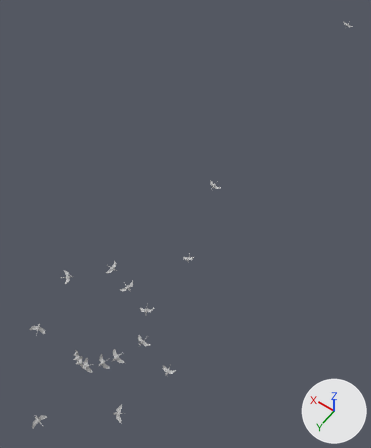
Two versions of the FBX model src/assets/points.fbx, one commit apart.
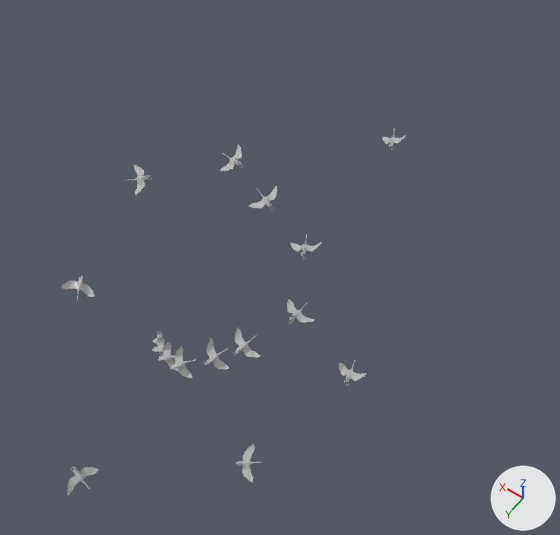
The first picture shows the older version from a 50 mm camera at (-3.47, 1.82, 7.9) aimed at (0.16, -3.26, -0.08). The close-ups show both versions on the part from 0% to 72% of the width and 43% to 100% of the height of that picture; other places that the commit changed are outside them. The lights are fixed; the arrows at lower right show +X, +Y and +Z. Where no turn or scale is listed for an object, it has been applied to the vertices.

The scene before the commit, as lines of its bpy script (objects in view):
```python
ob_flypoint_006 = bpy.data.objects.new('flyPoint_006', me_mesh_006)
ob_flypoint_006.location = (-0.84, -0.68, 0.31)
ob_flypoint_006.rotation_euler = (1.674, -0.0168, -0.0753)  # degrees (96, -1, -4.3)
ob_flypoint_006.scale = (0.01, 0.01, 0.01)
ob_flypoint_007 = bpy.data.objects.new('flyPoint_007', me_mesh_007)
ob_flypoint_007.location = (-0.54, -1.16, 0.3)
ob_flypoint_007.rotation_euler = (1.655, 0.296, 0.485)  # degrees (95, 17, 28)
ob_flypoint_007.scale = (0.01, 0.01, 0.01)
ob_flypoint_010 = bpy.data.objects.new('flyPoint_010', me_mesh_010)
ob_flypoint_010.location = (0.91, -0.84, 0.4)
ob_flypoint_010.rotation_euler = (1.681, 0.113, 2.381)  # degrees (96, 6.5, 136)
ob_flypoint_010.scale = (0.01, 0.01, 0.01)
ob_flypoint_012 = bpy.data.objects.new('flyPoint_012', me_mesh_012)
ob_flypoint_012.location = (-0.26, 1.12, 0.04)
ob_flypoint_012.rotation_euler = (2.108, 0.253, -1.631)  # degrees (121, 14, -93)
ob_flypoint_012.scale = (0.01, 0.01, 0.01)
ob_flypoint_013 = bpy.data.objects.new('flyPoint_013', me_mesh_013)
ob_flypoint_013.location = (-1.05, 0.28, -0.37)
ob_flypoint_013.rotation_euler = (1.578, -0.21, -0.909)  # degrees (90, -12, -52)
ob_flypoint_013.scale = (0.01, 0.01, 0.01)
ob_flypoint_014 = bpy.data.objects.new('flyPoint_014', me_mesh_014)
ob_flypoint_014.location = (-1.31, -0.7, -0.25)
ob_flypoint_015 = bpy.data.objects.new('flyPoint_015', me_mesh_015)
ob_flypoint_015.location = (-0.37, -2.62, -0.08)
ob_flypoint_016 = bpy.data.objects.new('flyPoint_016', me_mesh_016)
ob_flypoint_016.location = (0.18, -4.29, 0.09)
ob_flypoint_016.rotation_euler = (1.376, -0.168, -0.00552)  # degrees (79, -9.6, -0.3)
ob_flypoint_016.scale = (0.01, 0.01, 0.01)
```
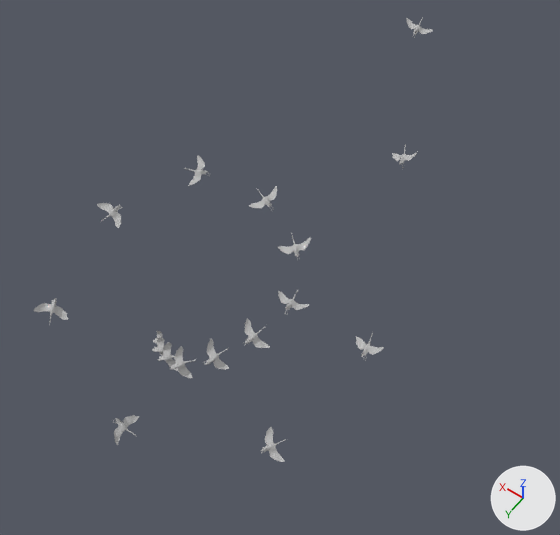
The change, as a diff of the scene's bpy script:
```diff
--- a/src/assets/points.fbx.py
+++ b/src/assets/points.fbx.py
@@ ob_flypoint_012 @@
 ob_flypoint_012 = bpy.data.objects.new('flyPoint_012', me_mesh_012)
-ob_flypoint_012.location = (-0.26, 1.12, 0.04)
-ob_flypoint_012.rotation_euler = (2.108, 0.253, -1.631)  # degrees (121, 14, -93)
+ob_flypoint_012.location = (-0.25, 0.68, 0.04)
+ob_flypoint_012.rotation_euler = (2.108, 0.253, -1.395)  # degrees (121, 14, -80)
 ob_flypoint_012.scale = (0.01, 0.01, 0.01)
@@ ob_flypoint_006 @@
 ob_flypoint_006 = bpy.data.objects.new('flyPoint_006', me_mesh_006)
-ob_flypoint_006.location = (-0.84, -0.68, 0.31)
-ob_flypoint_006.rotation_euler = (1.674, -0.0168, -0.0753)  # degrees (96, -1, -4.3)
+ob_flypoint_006.location = (-0.75, -0.72, 0.31)
+ob_flypoint_006.rotation_euler = (1.674, -0.0168, 0.186)  # degrees (96, -1, 11)
 ob_flypoint_006.scale = (0.01, 0.01, 0.01)
@@ ob_flypoint_005 @@
 ob_flypoint_005 = bpy.data.objects.new('flyPoint_005', me_mesh_005)
-ob_flypoint_005.location = (-0.69, -0.23, 0.35)
+ob_flypoint_005.location = (-0.69, -0.34, 0.32)
@@ ob_flypoint_010 @@
 ob_flypoint_010 = bpy.data.objects.new('flyPoint_010', me_mesh_010)
-ob_flypoint_010.location = (0.91, -0.84, 0.4)
-ob_flypoint_010.rotation_euler = (1.681, 0.113, 2.381)  # degrees (96, 6.5, 136)
+ob_flypoint_010.location = (0.87, -0.48, 0.4)
+ob_flypoint_010.rotation_euler = (-1.415, 2.965, -0.125)  # degrees (-81, 170, -7.2)
 ob_flypoint_010.scale = (0.01, 0.01, 0.01)
@@ ob_flypoint_014 @@
 ob_flypoint_014 = bpy.data.objects.new('flyPoint_014', me_mesh_014)
-ob_flypoint_014.location = (-1.31, -0.7, -0.25)
+ob_flypoint_014.location = (-1.36, -0.88, -0.01)
@@ ob_flypoint_015 @@
 ob_flypoint_015 = bpy.data.objects.new('flyPoint_015', me_mesh_015)
-ob_flypoint_015.location = (-0.37, -2.62, -0.08)
+ob_flypoint_015.location = (-0.64, -2.39, 0.17)
@@ ob_flypoint_007 @@
 ob_flypoint_007 = bpy.data.objects.new('flyPoint_007', me_mesh_007)
-ob_flypoint_007.location = (-0.54, -1.16, 0.3)
-ob_flypoint_007.rotation_euler = (1.655, 0.296, 0.485)  # degrees (95, 17, 28)
+ob_flypoint_007.location = (-0.5, -1.1, 0.34)
+ob_flypoint_007.rotation_euler = (1.416, 0.143, 0.876)  # degrees (81, 8.2, 50)
 ob_flypoint_007.scale = (0.01, 0.01, 0.01)
@@ ob_flypoint_009 @@
 ob_flypoint_009 = bpy.data.objects.new('flyPoint_009', me_mesh_009)
-ob_flypoint_009.location = (0.36, -1.38, 0.49)
-ob_flypoint_009.rotation_euler = (1.577, 0.158, 1.645)  # degrees (90, 9.1, 94)
+ob_flypoint_009.location = (0.53, -1.15, 0.47)
+ob_flypoint_009.rotation_euler = (1.629, 0.147, 2.016)  # degrees (93, 8.4, 116)
 ob_flypoint_009.scale = (0.01, 0.01, 0.01)
@@ ob_flypoint_011 @@
 ob_flypoint_011 = bpy.data.objects.new('flyPoint_011', me_mesh_011)
-ob_flypoint_011.location = (0.71, 0.1, 0.25)
+ob_flypoint_011.location = (0.74, 0.36, 0.25)
@@ ob_flypoint_016 @@
 ob_flypoint_016 = bpy.data.objects.new('flyPoint_016', me_mesh_016)
-ob_flypoint_016.location = (0.18, -4.29, 0.09)
+ob_flypoint_016.location = (0.03, -3.57, 0.29)
 ob_flypoint_016.rotation_euler = (1.376, -0.168, -0.00552)  # degrees (79, -9.6, -0.3)
@@ ob_flypoint_013 @@
 ob_flypoint_013 = bpy.data.objects.new('flyPoint_013', me_mesh_013)
-ob_flypoint_013.location = (-1.05, 0.28, -0.37)
-ob_flypoint_013.rotation_euler = (1.578, -0.21, -0.909)  # degrees (90, -12, -52)
+ob_flypoint_013.location = (-1.18, 0.11, -0.18)
+ob_flypoint_013.rotation_euler = (1.578, -0.21, -0.504)  # degrees (90, -12, -29)
 ob_flypoint_013.scale = (0.01, 0.01, 0.01)
```

Changed parts and their boxes (x1, y1, x2, y2) in the close-ups (560 x 535 px):
'flyPoint_012', moved, turned
    before: (67, 467, 99, 495)
    after: (114, 415, 139, 445)
'flyPoint_013', moved, turned
    before: (236, 444, 261, 482)
    after: (261, 427, 286, 462)
'flyPoint_011', moved
    before: (61, 275, 95, 299)
    after: (34, 298, 68, 325)
'flyPoint_005', moved
    before: (234, 327, 260, 358)
    after: (243, 318, 270, 348)
'flyPoint_010', moved, turned
    before: (126, 165, 152, 195)
    after: (97, 203, 123, 228)
'flyPoint_014', moved
    before: (339, 359, 366, 386)
    after: (356, 333, 384, 357)
'flyPoint_009', moved, turned
    before: (219, 145, 244, 171)
    after: (184, 155, 209, 186)
'flyPoint_006', moved, turned
    before: (287, 299, 314, 324)
    after: (278, 290, 310, 314)
'flyPoint_007', moved, turned
    before: (290, 234, 322, 261)
    after: (278, 233, 311, 259)
'flyPoint_015', moved
    before: (382, 128, 406, 151)
    after: (392, 144, 418, 168)
'flyPoint_016', moved (not visible before)
    after: (406, 17, 433, 38)
